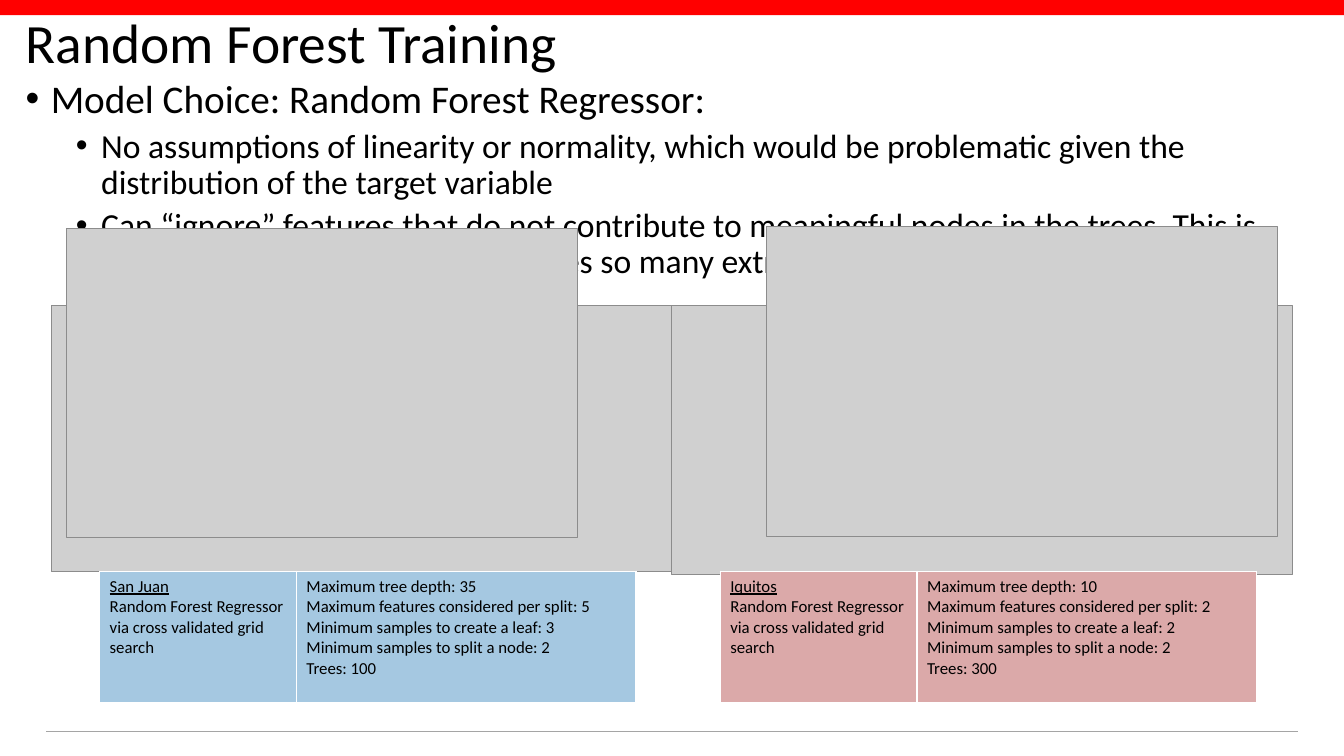
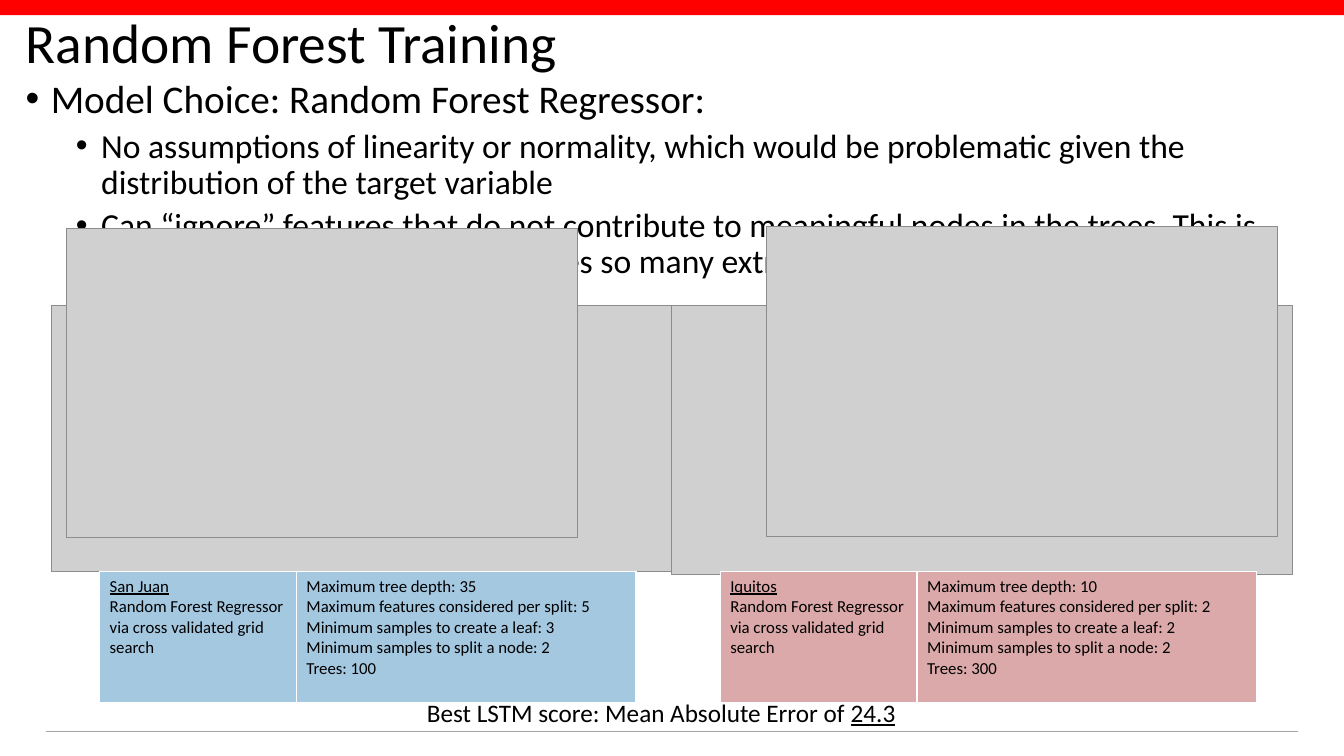
Before and after one commit to conditg/deng-ai, a slide deck: slide 17 of DengAI.pptx (slide 16 before the commit). Drawn at 1344x756 pixels with LibreOffice and Linux fonts; fonts in the diff are those of the drawing; grey boxes stand for pictures; background and template pictures are left out. Boxes give left, top, right and bottom in pixels: in the first picture for what was removed or moved away, otherwise in the second. Text is boxed around its words. In the diff, an @@ line names an element or a change of style, - is before the commit and + after.

```diff
--- a/DengAI.pptx
+++ b/DengAI.pptx
@@ text added at (x1=427, y1=704, x2=896, y2=726), 18 pt, text #000000 @@
+Best LSTM score: Mean Absolute Error of 24.3
```
Also in this commit, not shown: 7 other slides changed, 1 slide added, 1 other file.
